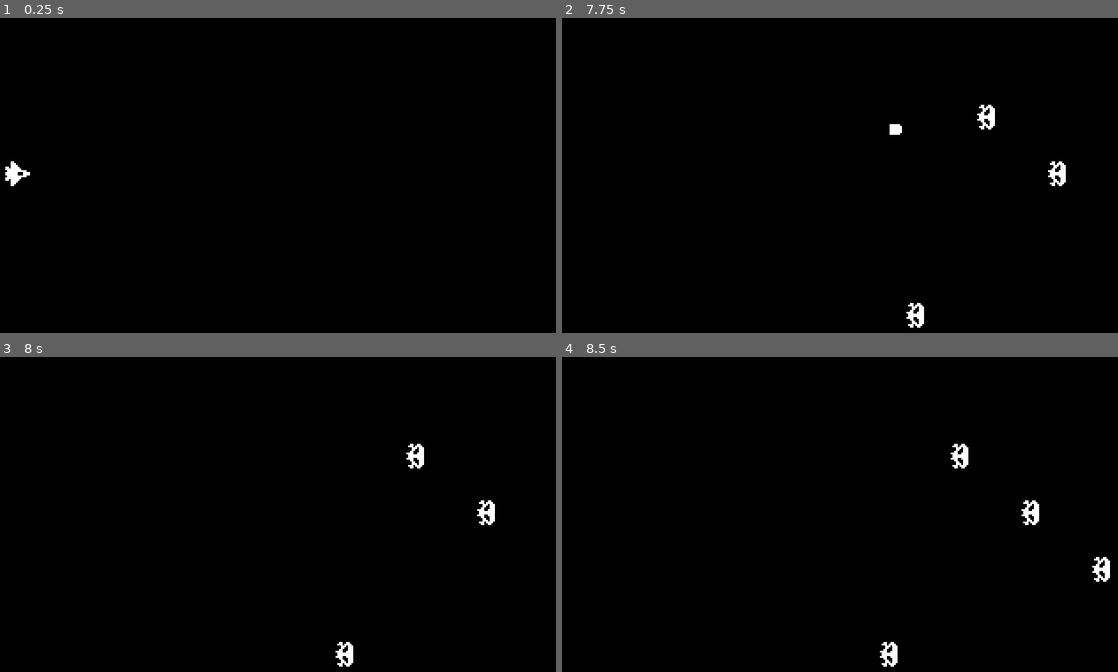
Above: before the commit, frames 1-4 (two rows, left to right).
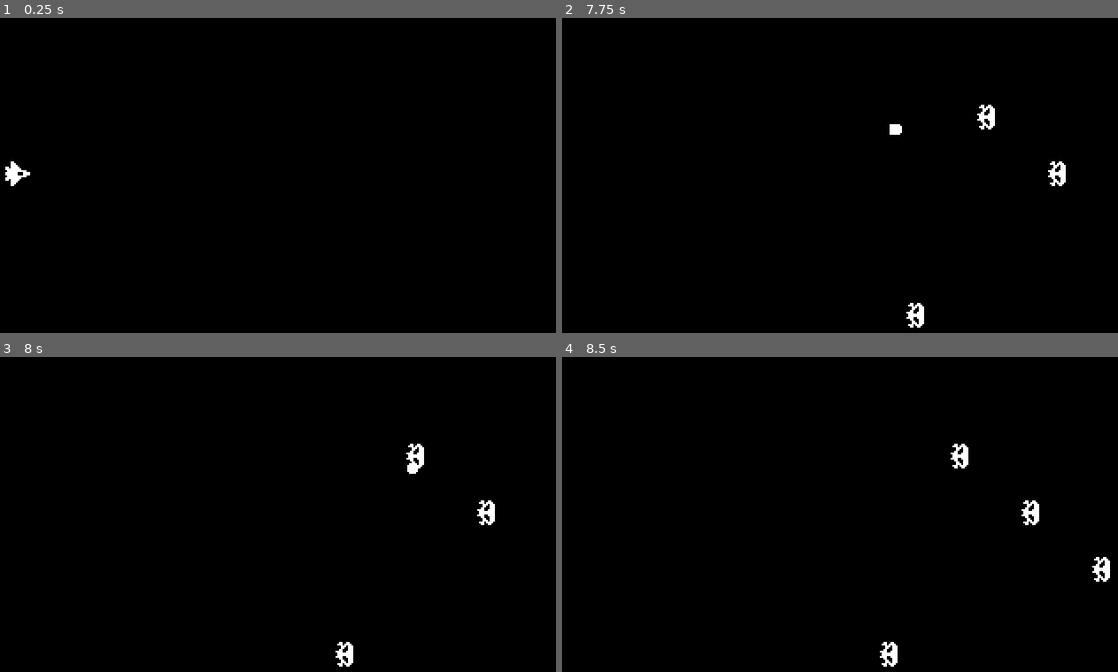
Above: after the commit, the same moments.

Repository: pahool/1bitgodot
Game: Godot game, scene res://world.tscn
Two runs of this game, one before a commit and one after it. Both use one fixed random seed, a clock stepped at 60 frames per second and the inputs below.
Inputs:
- Up to frame 1 (0.25 s): no input
- Up to frame 2 (7.75 s): tap Enter (ui_accept) at 0.5, 0.77, 1.52, 3.02, 3.77, 4.52, 6.02, 6.77, 7.52 s; hold Up (ui_up) 0.53-1.28 s; hold Down (ui_down) 1.28-2.03 s; hold Up (ui_up) 2.03-3.53 s; hold Down (ui_down) 3.53-5.78 s; hold Up (ui_up) from 5.78 s (still down)
- Up to frame 3 (8 s): keep holding Up (ui_up)
- Up to frame 4 (8.5 s): release Up (ui_up) at 8.03 s; hold Down (ui_down) from 8.03 s (still down)

Frames 1-2 are identical in both runs. In frame 3, less than 0.1% of the frame differs, in the area x 73-76%, y 33-38%; in frame 4, nothing differs.

Commit message:
adds explosion effect

Diff:
--- a/Space Shooter/enemy.tscn
+++ b/Space Shooter/enemy.tscn
@@ -1,7 +1,8 @@
-[gd_scene load_steps=3 format=3 uid="uid://cro3dv3hxbda5"]
+[gd_scene load_steps=4 format=3 uid="uid://cro3dv3hxbda5"]
 
 [ext_resource type="Script" path="res://Enemy.gd" id="1_8hofb"]
 [ext_resource type="Texture2D" uid="uid://nkg1yil70383" path="res://assets/enemy.png" id="2_rtdf8"]
+[ext_resource type="PackedScene" uid="uid://c74qo288xigtk" path="res://explosion_creator.tscn" id="3_akes7"]
 
 [node name="Enemy" type="Area2D"]
 script = ExtResource("1_8hofb")
@@ -16,5 +17,7 @@
 position = Vector2(2.68221e-07, 1)
 scale = Vector2(0.5, 0.6)
 
+[node name="ExplosionCreator" parent="." instance=ExtResource("3_akes7")]
+
 [connection signal="body_entered" from="." to="." method="_on_body_entered"]
 [connection signal="screen_exited" from="VisibleOnScreenNotifier2D" to="." method="_on_visible_on_screen_notifier_2d_screen_exited"]
--- /dev/null
+++ b/Space Shooter/explosion_creator.gd
@@ -0,0 +1,9 @@
+extends Node2D
+
+const EXPLOSION_EFFECT_SCENE = preload("res://explosion_effect.tscn")
+
+func _exit_tree():
+	var world = get_tree().current_scene
+	var explosion_effect = EXPLOSION_EFFECT_SCENE.instantiate()
+	world.add_child.call_deferred(explosion_effect)
+	explosion_effect.global_position = global_position
--- /dev/null
+++ b/Space Shooter/explosion_creator.tscn
@@ -0,0 +1,6 @@
+[gd_scene load_steps=2 format=3 uid="uid://c74qo288xigtk"]
+
+[ext_resource type="Script" path="res://explosion_creator.gd" id="1_3xx3a"]
+
+[node name="ExplosionCreator" type="Node2D"]
+script = ExtResource("1_3xx3a")
--- /dev/null
+++ b/Space Shooter/explosion_effect.tscn
@@ -0,0 +1,64 @@
+[gd_scene load_steps=5 format=3 uid="uid://dtdpy33ra03ca"]
+
+[ext_resource type="Texture2D" uid="uid://c1psd5g4byyv" path="res://assets/explosion.png" id="1_it4ny"]
+
+[sub_resource type="Animation" id="Animation_8q13n"]
+resource_name = "explode"
+length = 0.6
+tracks/0/type = "value"
+tracks/0/imported = false
+tracks/0/enabled = true
+tracks/0/path = NodePath(".:frame")
+tracks/0/interp = 1
+tracks/0/loop_wrap = true
+tracks/0/keys = {
+"times": PackedFloat32Array(0, 0.1, 0.2, 0.3, 0.4, 0.5),
+"transitions": PackedFloat32Array(1, 1, 1, 1, 1, 1),
+"update": 1,
+"values": [0, 1, 2, 3, 4, 5]
+}
+tracks/1/type = "method"
+tracks/1/imported = false
+tracks/1/enabled = true
+tracks/1/path = NodePath(".")
+tracks/1/interp = 1
+tracks/1/loop_wrap = true
+tracks/1/keys = {
+"times": PackedFloat32Array(0.6),
+"transitions": PackedFloat32Array(1),
+"values": [{
+"args": [],
+"method": &"queue_free"
+}]
+}
+
+[sub_resource type="Animation" id="Animation_om5gx"]
+length = 0.001
+tracks/0/type = "value"
+tracks/0/imported = false
+tracks/0/enabled = true
+tracks/0/path = NodePath(".:frame")
+tracks/0/interp = 1
+tracks/0/loop_wrap = true
+tracks/0/keys = {
+"times": PackedFloat32Array(0),
+"transitions": PackedFloat32Array(1),
+"update": 1,
+"values": [0]
+}
+
+[sub_resource type="AnimationLibrary" id="AnimationLibrary_ng3dh"]
+_data = {
+"RESET": SubResource("Animation_om5gx"),
+"explode": SubResource("Animation_8q13n")
+}
+
+[node name="ExplosionEffect" type="Sprite2D"]
+texture = ExtResource("1_it4ny")
+hframes = 6
+
+[node name="AnimationPlayer" type="AnimationPlayer" parent="."]
+autoplay = "explode"
+libraries = {
+"": SubResource("AnimationLibrary_ng3dh")
+}
--- a/Space Shooter/laser.tscn
+++ b/Space Shooter/laser.tscn
@@ -1,6 +1,7 @@
-[gd_scene load_steps=3 format=3 uid="uid://cttqkc13k4sdg"]
+[gd_scene load_steps=4 format=3 uid="uid://cttqkc13k4sdg"]
 
 [ext_resource type="Texture2D" uid="uid://bu5kv5ssgv0ed" path="res://assets/laser.png" id="1_ml1xr"]
+[ext_resource type="PackedScene" uid="uid://c74qo288xigtk" path="res://explosion_creator.tscn" id="2_m635v"]
 
 [sub_resource type="RectangleShape2D" id="RectangleShape2D_tye0l"]
 size = Vector2(8, 8)
@@ -19,4 +20,6 @@
 position = Vector2(2.38419e-07, 2.38419e-07)
 scale = Vector2(0.4, 0.4)
 
+[node name="ExplosionCreator" parent="." instance=ExtResource("2_m635v")]
+
 [connection signal="screen_exited" from="VisibleOnScreenNotifier2D" to="." method="queue_free"]
--- a/Space Shooter/ship.tscn
+++ b/Space Shooter/ship.tscn
@@ -1,7 +1,8 @@
-[gd_scene load_steps=3 format=3 uid="uid://bt0j8bc2hihhp"]
+[gd_scene load_steps=4 format=3 uid="uid://bt0j8bc2hihhp"]
 
 [ext_resource type="Texture2D" uid="uid://cw5m2v8k0pn3g" path="res://assets/ship.png" id="1_5p8sa"]
 [ext_resource type="Script" path="res://ship.gd" id="1_n6ur3"]
+[ext_resource type="PackedScene" uid="uid://c74qo288xigtk" path="res://explosion_creator.tscn" id="3_ofjuw"]
 
 [node name="Ship" type="Area2D"]
 z_index = 5
@@ -13,4 +14,6 @@
 [node name="CollisionPolygon2D" type="CollisionPolygon2D" parent="."]
 polygon = PackedVector2Array(-7, -4, -4, -4, -4, -7, -2, -7, 2, -2, 5, -2, 5, -1, 7, -1, 7, 1, 5, 1, 5, 2, 2, 2, -2, 7, -4, 7, -4, 4, -7, 4)
 
+[node name="ExplosionCreator" parent="." instance=ExtResource("3_ofjuw")]
+
 [connection signal="area_entered" from="." to="." method="_on_area_entered"]
--- a/Space Shooter/world.tscn
+++ b/Space Shooter/world.tscn
@@ -3,7 +3,7 @@
 [ext_resource type="PackedScene" uid="uid://bt0j8bc2hihhp" path="res://ship.tscn" id="1_3mc07"]
 [ext_resource type="PackedScene" uid="uid://bbfyddde46ue0" path="res://enemy_spawner.tscn" id="2_prlop"]
 
-[node name="World" type="Node2D"]
+[node name="Node2D" type="Node2D"]
 
 [node name="ColorRect" type="ColorRect" parent="."]
 offset_right = 320.0
